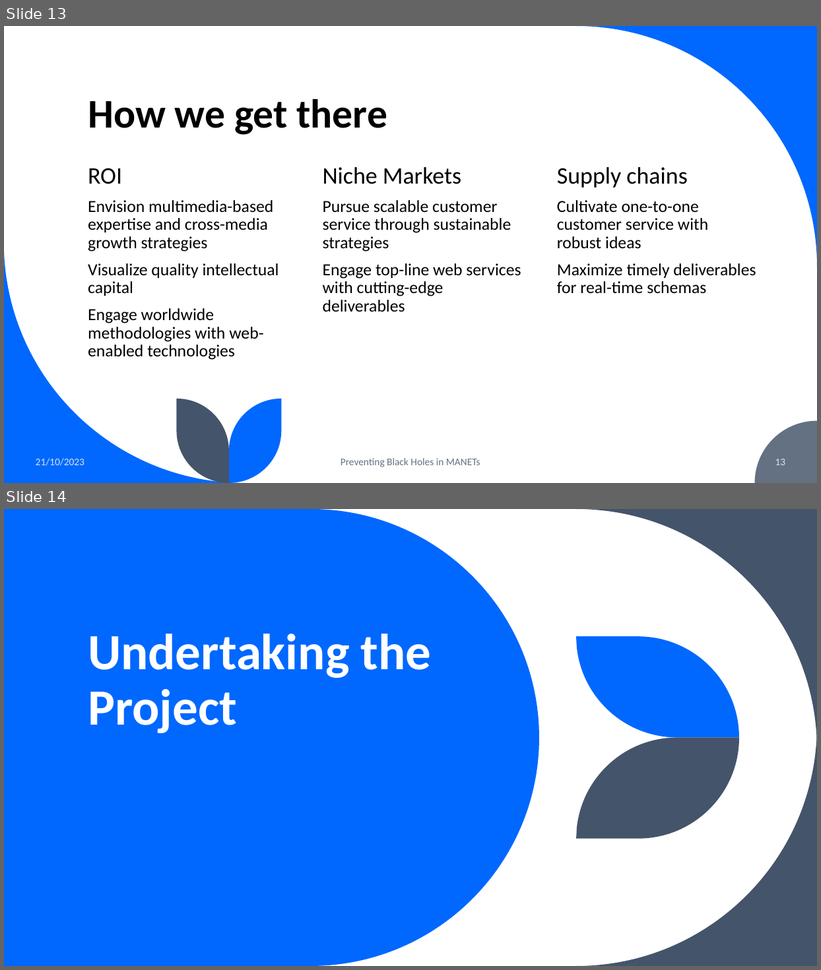
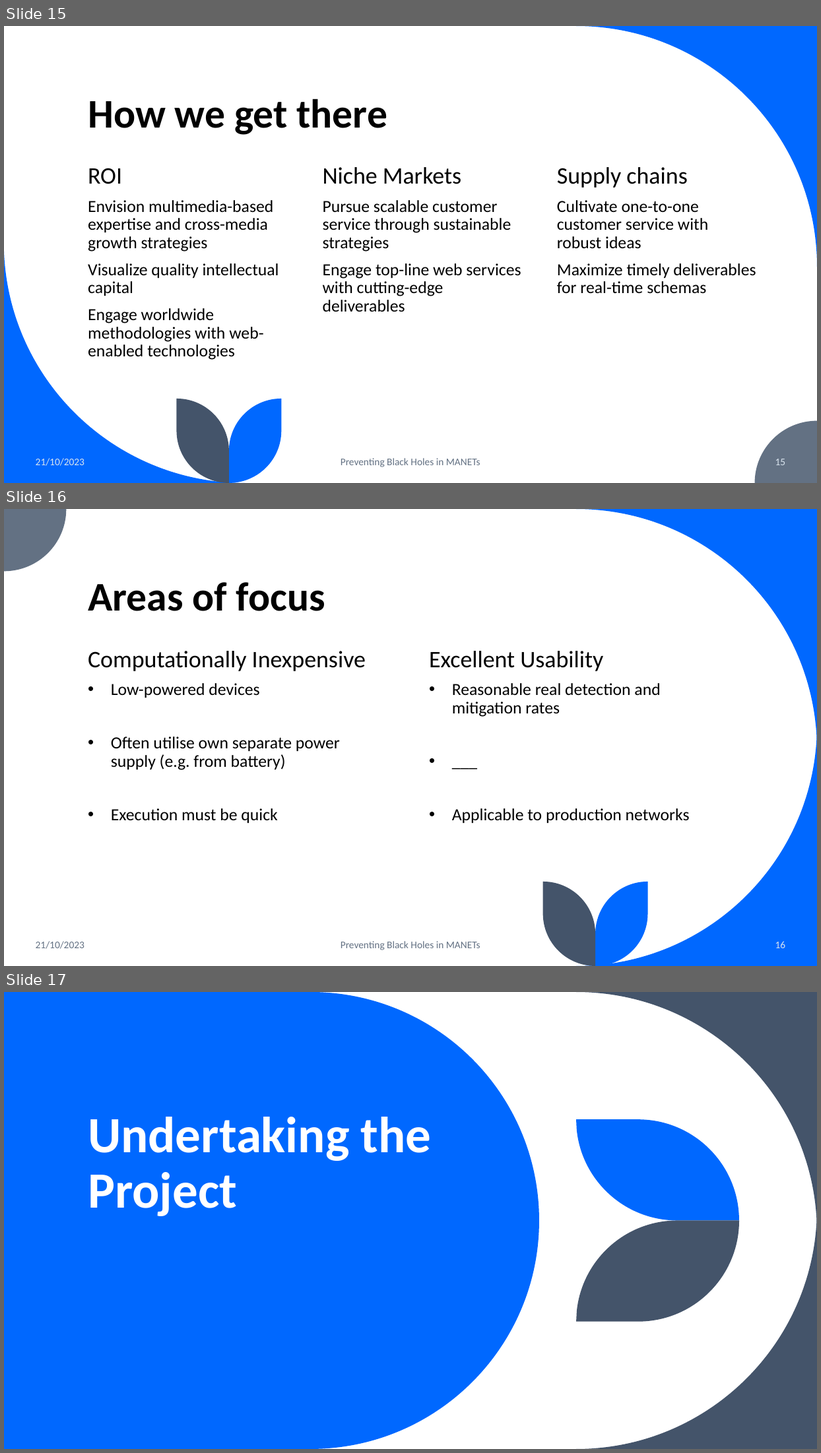
Before and after one commit to capstone11522manet/Manet11522-23-16, a slide deck: Presentation/Presentation.pptx. Shown one above the other, each under a label of ours: slides 13 and 14 before the commit, slides 15, 16 and 17 after it. The pictures are 821x970 and 821x1453 pixels, drawn with LibreOffice and Linux fonts; fonts in the diff are those of the drawing. Boxes give left, top, right and bottom in pixels: in the first picture for what was removed or moved away, otherwise in the second. Text is boxed around its words. In the diff, an @@ line names an element or a change of style, - is before the commit and + after.

```diff
--- a/Presentation/Presentation.pptx
+++ b/Presentation/Presentation.pptx
@@ slide 16 added at [4, 509, 817, 966], background #FFFFFF @@
@@ title added at [88, 582, 325, 611], 48 pt, text #000000, bold @@
+Areas of focus
@@ text added at [88, 651, 366, 671], 28 pt, text #000000 @@
+Computationally Inexpensive
@@ text added at [429, 651, 603, 671], 28 pt, text #000000 @@
+Excellent Usability
@@ text added at [111, 683, 340, 823], 20 pt, text #000000 @@
+• Low-powered devices
+• Often utilise own separate power supply (e.g. from battery)
+• Execution must be quick
@@ text added at [452, 683, 690, 823], 20 pt, text #000000 @@
+• Reasonable real detection and mitigation rates
+• ___
+• Applicable to production networks
@@ group added at [4, 509, 817, 966]: 5 freeform shapes @@
@@ text added at [36, 941, 85, 949], 12 pt, text #637183 @@
+21/10/2023
@@ text added at [341, 941, 481, 951], 12 pt, text #637183 @@
+Preventing Black Holes in MANETs
@@ page number added at [776, 941, 786, 949], 12 pt, text #DAE5EF @@
+16
@@ what was slide 13 is now slide 15 @@
@@ page number at [776, 459, 786, 466]: text changed @@
-13
+15
@@ what was slide 14 is now slide 17 @@
```
Also in this commit, not shown: 6 slides changed, 12 other slides added, 2 slides removed.
